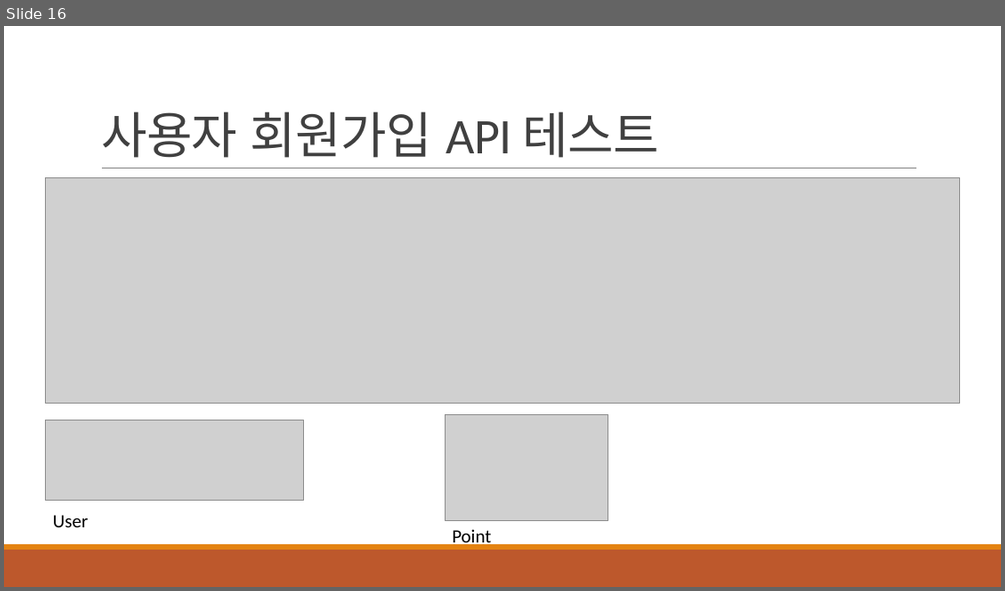
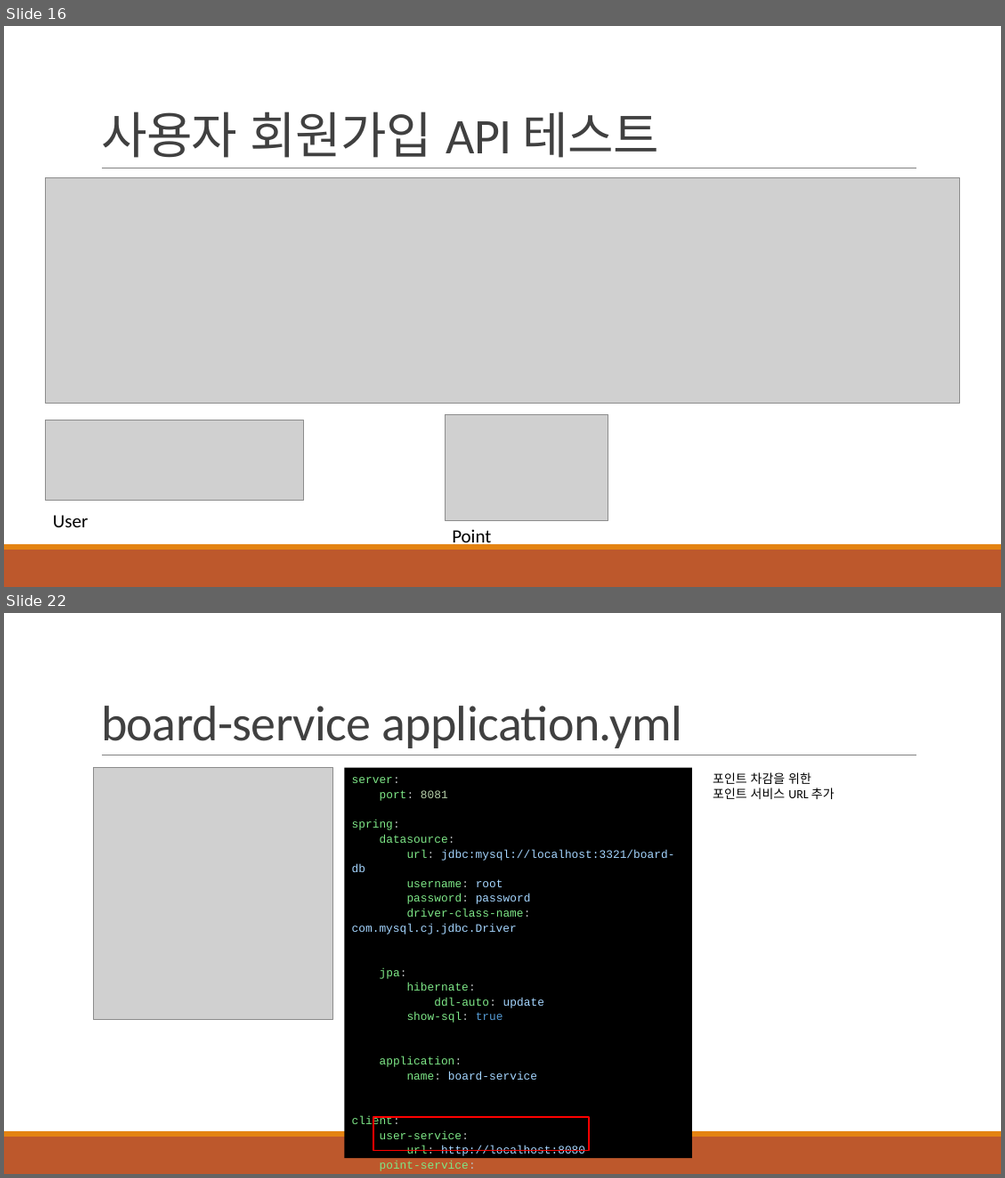
Before and after one commit to khb3025/study-msa, a slide deck: msa-ppt/3. 데이터 쓰기 API 구현.pptx. Shown one above the other, each under a label of ours: slide 16 before the commit, slides 16 and 22 after it; the slides between them are not shown. The pictures are 1005x591 and 1005x1178 pixels, drawn with LibreOffice and Linux fonts; fonts in the diff are those of the drawing; grey boxes stand for pictures. Boxes give left, top, right and bottom in pixels: in the first picture for what was removed or moved away, otherwise in the second. Text is boxed around its words. In the diff, an @@ line names an element or a change of style, - is before the commit and + after.

Commit message:
feat : 게시글 등록 시 동작 재정의
1. 게시글 등록 요청
2. 포인트 차감
3. 게시글 저장
4. 활동포인트 증가

```diff
--- a/msa-ppt/3. 데이터 쓰기 API 구현.pptx
+++ b/msa-ppt/3. 데이터 쓰기 API 구현.pptx
@@ slide 22 added at <box>4,613,1001,1174</box>, background #FFFFFF; not listed: 3 template elements that a slide beside it also shows @@
@@ title added at <box>101,706,682,748</box>, 48 pt, text #404040 @@
+board-service application.yml
@@ picture added at <box>94,768,333,1020</box> @@
@@ rectangle added at <box>344,768,692,1159</box>, fill #000000, 11 pt, text #7EE787 @@
+server:
+port: 8081
+spring:
+datasource:
+url: jdbc:mysql://localhost:3321/board-db
+username: root
+password: password
+driver-class-name: com.mysql.cj.jdbc.Driver
+jpa:
+hibernate:
+ddl-auto: update
+show-sql: true
+application:
+name: board-service
+client:
+user-service:
+url: http://localhost:8080
+point-service:
+url: http://localhost:8082
@@ text added at <box>712,772,834,799</box>, 12 pt, text #000000 @@
+포인트 차감을 위한
+포인트 서비스 URL 추가
@@ rectangle added at <box>373,1117,589,1151</box>, outline #FF0000 1.25 pt @@
```
Also in this commit, not shown: 1 slide changed, 11 other slides added, 8 other files.
